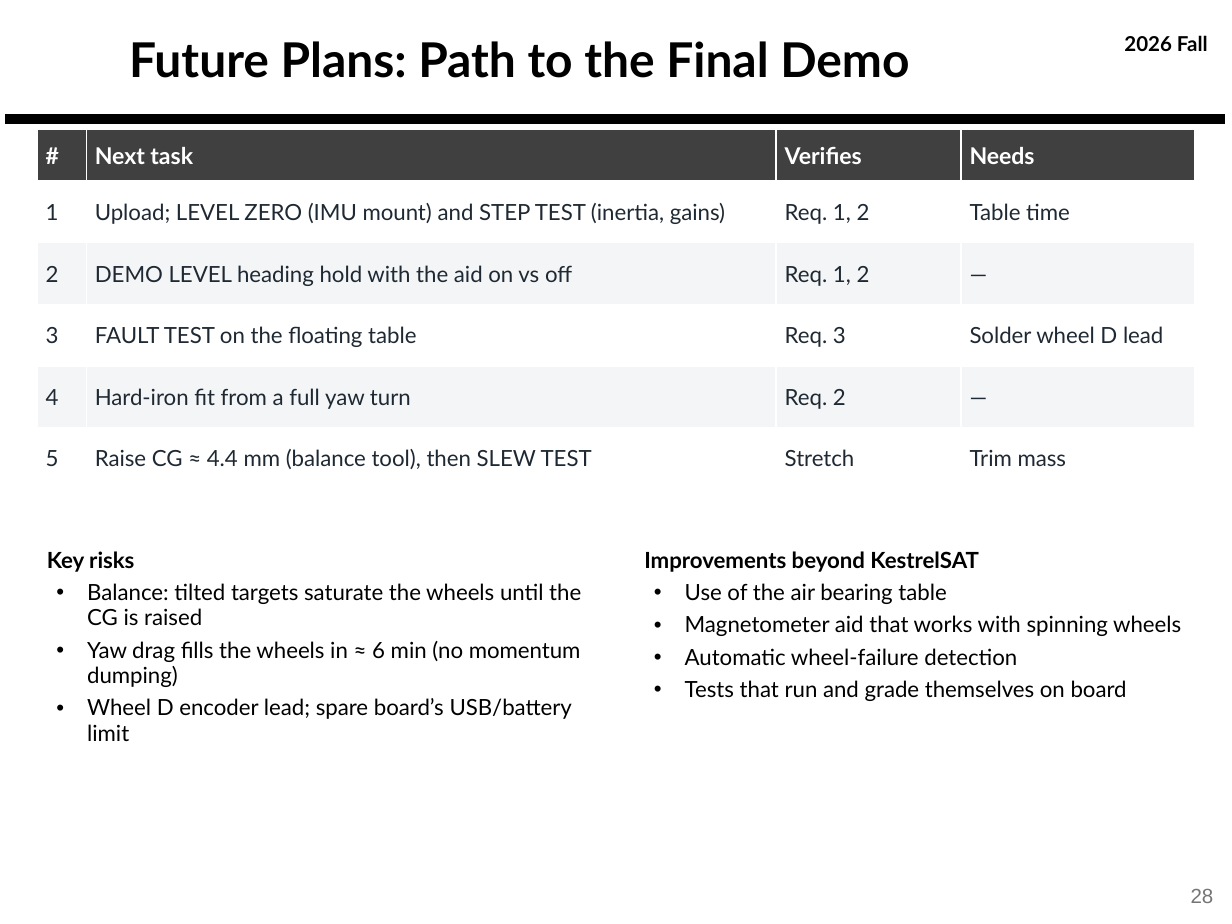
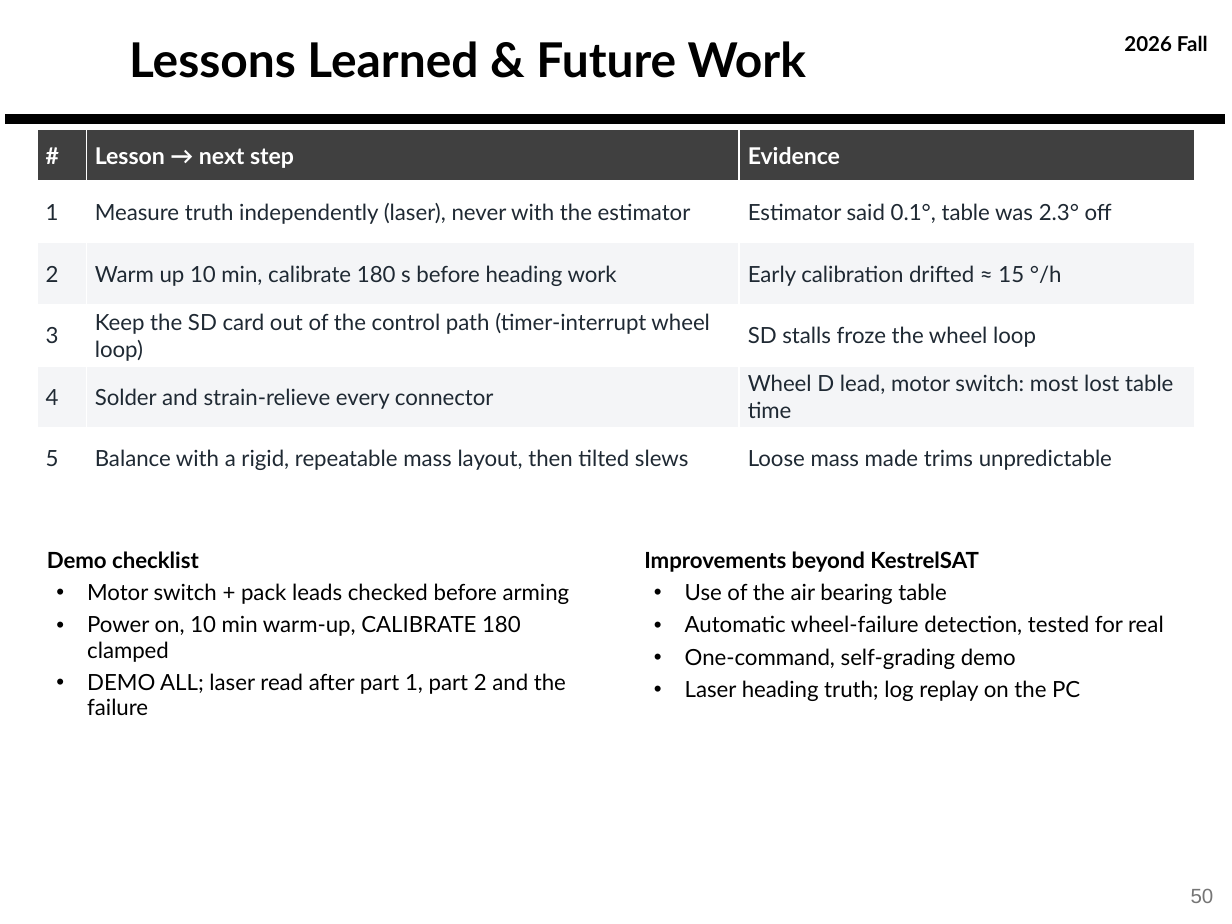
Before and after one commit to derek-weissinger-usafa/Astro-331-Lab-8, a slide deck: slide 50 of Reports/Astro 331 Lab 8_2_3 Body Final Pres.pptx (slide 28 before the commit). Drawn at 1232x924 pixels with LibreOffice and Linux fonts; fonts in the diff are those of the drawing; background and template pictures are left out. Boxes give left, top, right and bottom in pixels: in the first picture for what was removed or moved away, otherwise in the second. Text is boxed around its words. In the diff, an @@ line names an element or a change of style, - is before the commit and + after.

```diff
--- a/Reports/Astro 331 Lab 8_2_3 Body Final Pres.pptx
+++ b/Reports/Astro 331 Lab 8_2_3 Body Final Pres.pptx
@@ title at bbox=[129, 41, 806, 78]: text changed @@
-Future Plans: Path to the Final Demo
+Lessons Learned & Future Work
@@ table at bbox=[37, 129, 1195, 489] @@
-column 2: Next task | Upload; LEVEL ZERO (IMU mount) and STEP TEST (inertia, gains) | DEMO LEVEL heading hold with the aid on vs off | FAULT TEST on the floating table | Hard-iron fit from a full yaw turn | Raise CG ≈ 4.4 mm (balance tool), then SLEW TEST
-column 3: Verifies | Req. 1, 2 | Req. 1, 2 | Req. 3 | Req. 2 | Stretch
-column 4: Needs | Table time | — | Solder wheel D lead | — | Trim mass
+column 2: Lesson → next step | Measure truth independently (laser), never with the estimator | Warm up 10 min, calibrate 180 s before heading work | Keep the SD card out of the control path (timer-interrupt wheel loop) | Solder and strain-relieve every connector | Balance with a rigid, repeatable mass layout, then tilted slews
+column 3: Evidence | Estimator said 0.1°, table was 2.3° off | Early calibration drifted ≈ 15 °/h | SD stalls froze the wheel loop | Wheel D lead, motor switch: most lost table time | Loose mass made trims unpredictable
@@ text at bbox=[47, 551, 570, 715]: text changed @@
-Key risks
-• Balance: tilted targets saturate the wheels until the CG is raised
-• Yaw drag fills the wheels in ≈ 6 min (no momentum dumping)
-• Wheel D encoder lead; spare board’s USB/battery limit
+Demo checklist
+• Motor switch + pack leads checked before arming
+• Power on, 10 min warm-up, CALIBRATE 180 clamped
+• DEMO ALL; laser read after part 1, part 2 and the failure
@@ text at bbox=[685, 615, 1164, 701]: text changed @@
-• Magnetometer aid that works with spinning wheels
-• Automatic wheel-failure detection
-• Tests that run and grade themselves on board
+• Automatic wheel-failure detection, tested for real
+• One-command, self-grading demo
+• Laser heading truth; log replay on the PC
@@ page number at bbox=[1191, 889, 1214, 903]: text changed @@
-28
+50
```
Also in this commit, not shown: 11 other slides changed, 22 slides added, 8 other files.
